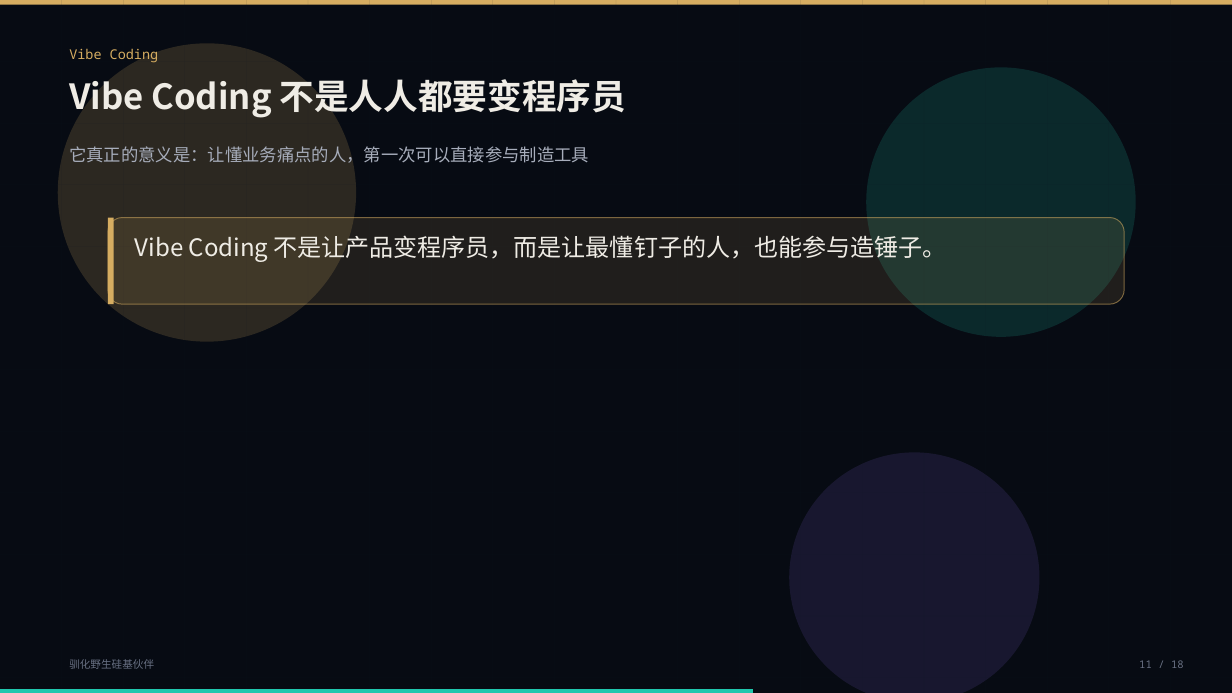
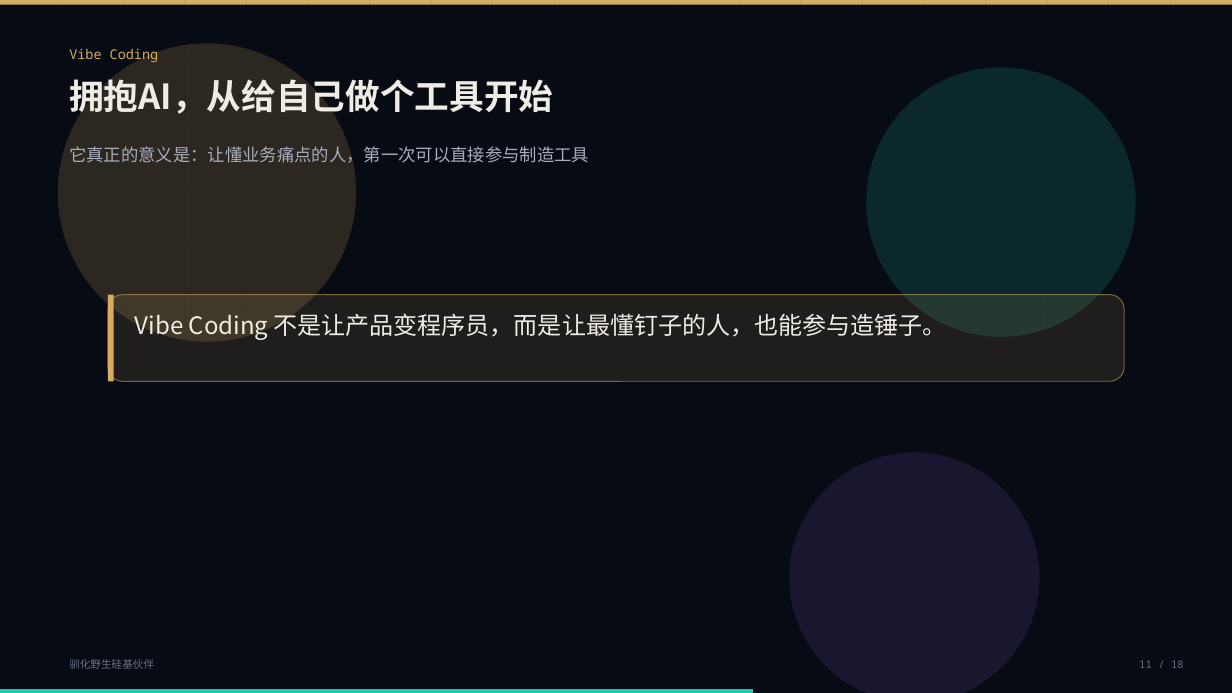
Before and after one commit to SunGrissy/Hermes, a slide deck: slide 23 of 会议材料/驯化野生硅基伙伴_渐进披露版.pptx (slide 11 before the commit). Drawn at 1232x693 pixels with LibreOffice and Linux fonts; fonts in the diff are those of the drawing. Boxes give left, top, right and bottom in pixels: in the first picture for what was removed or moved away, otherwise in the second. Text is boxed around its words. In the diff, an @@ line names an element or a change of style, - is before the commit and + after.

```diff
--- a/会议材料/驯化野生硅基伙伴_渐进披露版.pptx
+++ b/会议材料/驯化野生硅基伙伴_渐进披露版.pptx
@@ text at bbox=[69, 79, 553, 114]: text changed @@
-Vibe Coding 不是人人都要变程序员
+拥抱AI，从给自己做个工具开始
@@ 1 text, 1 rounded rectangle, 1 rectangle: place and size @@
-1 text, 1 rounded rectangle, 1 rectangle at bbox=[108, 218, 1125, 304]
+1 text, 1 rounded rectangle, 1 rectangle at bbox=[108, 294, 1125, 381]
```
Also in this commit, not shown: 9 other slides changed, 16 slides added, 1 slide removed, 1 other file.
